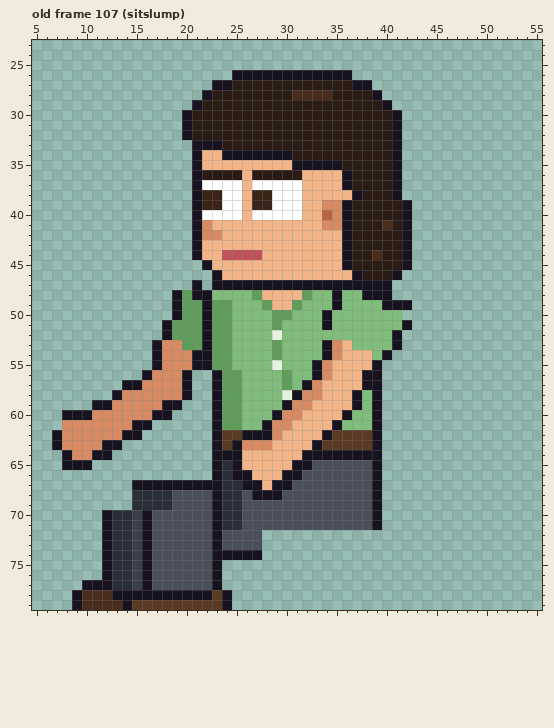
Pixel-art file -- sprites/clients/client_vetrec_a_left_anim.aseprite. The picture above is the old version.
64x80 pixels, 129 frames. Colours within 5 levels of each other are drawn and written as one. Shown: old frame 107 (sitslump): x 5..55, y 23..79. The commit also changed other frames, which this record leaves out.
Now the later version:
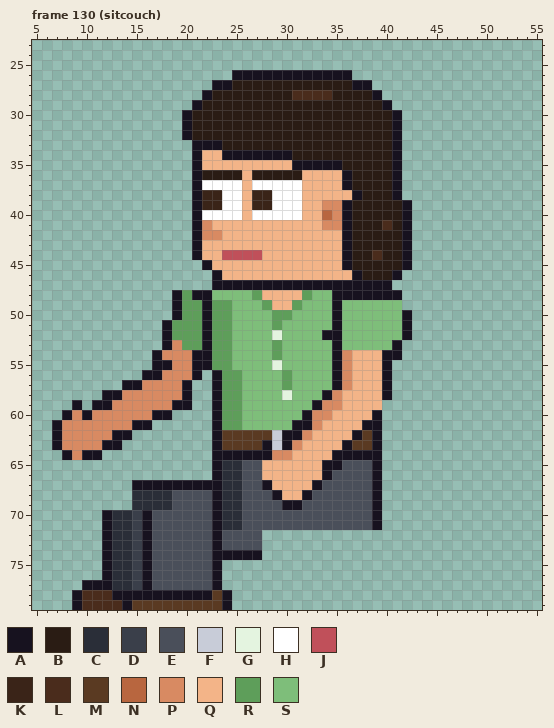
Palette (. is transparent): A #17121f  B #2a1c14  C #2a2e38  D #3a3f4a  E #4a4f5a  F #c8ccd8  G #e4f4e0  H #ffffff  J #c0505a  K #3a2418  L #4a2c1c  M #5a3a22  N #b8663f  P #d88a62  Q #f3b488  R #5e9e5a  S #7ebe7a
A new or re-ordered frame is compared with the old frame closest to it.
Diff:
frames 129 -> 135
Changed rows in their new state; - is an unchanged pixel.
Frame 130 (sitcouch) is new; against old frame 107 (sitslump), layers "Near Arm", "Back Arm":
first column x 7:
47 --------------.---------------------
48 -----------------------------AA---A-
49 ---------------------------------SS.
50 ---------------------------SA------A
51 ---------------------------SA-------
52 ---------------------------AA-----SA
53 ----------.A---------------SAS------
54 ---------------------------SAP--Q-A-
55 -----------A--------------SSAP--QA--
56 ----------A--PA-----------SSAP-QQA--
57 -------------------------SSSAP-QQA--
58 -----A------------------SSSAP-QQQA--
59 --A--------P-A---------SSSAPP-QQQ---
60 --P-------------------SSSAPP-QQQ----
61 A--------------------SSSAAP-QQQA----
62 ------A-.----------MMMFAAP-QQQA-----
63 ------------------MMMAFAP-QQQA------
64 ---A-.-------------AAAPP-QQQ--------
65 -...--------------CEE---QQQAA-------
66 ------------------CEE--QQQQA--------
67 -------------------EEAQQQQA---------
68 --------------------EE-QQA----------
69 -----------------------AA-----------
